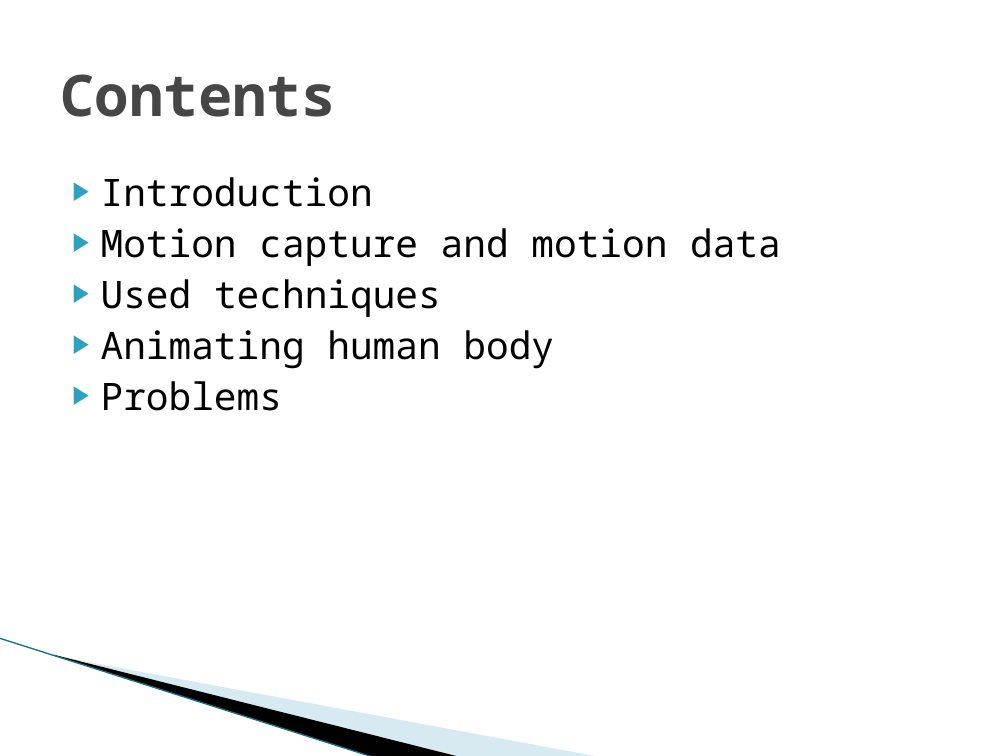
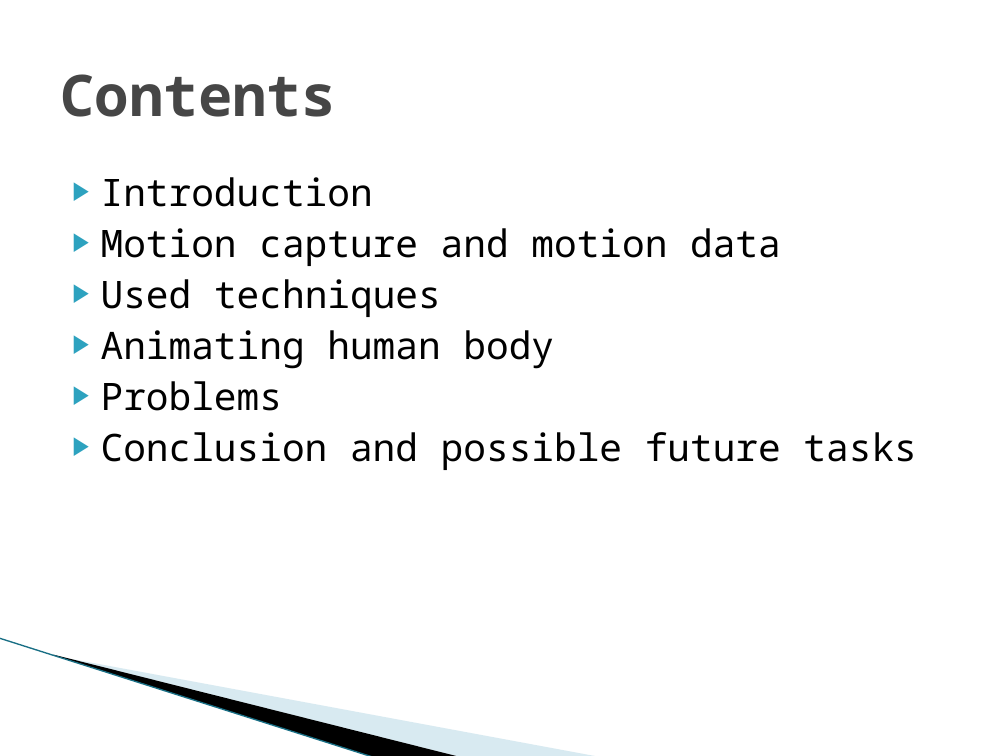
Before and after one commit to hobama/cvg01, a slide deck: slide 2 of docs/Presentation/Presentation.pptx. Drawn at 1008x756 pixels with LibreOffice and Linux fonts; fonts in the diff are those of the drawing; background and template pictures are left out. Boxes give left, top, right and bottom in pixels: in the first picture for what was removed or moved away, otherwise in the second. Text is boxed around its words. In the diff, an @@ line names an element or a change of style, - is before the commit and + after.

```diff
--- a/docs/Presentation/Presentation.pptx
+++ b/docs/Presentation/Presentation.pptx
@@ text at (101,432,916,470): paragraph added @@
+▶ Conclusion and possible future tasks
```
Also in this commit, not shown: 5 other slides changed, 4 slides added.
